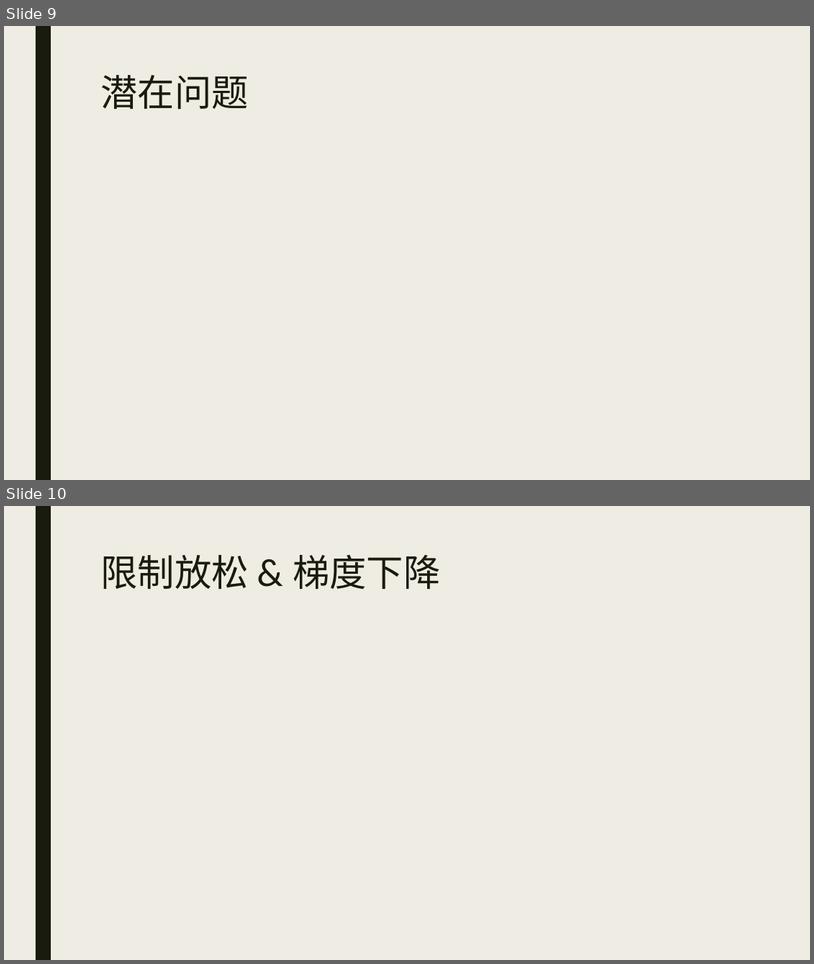
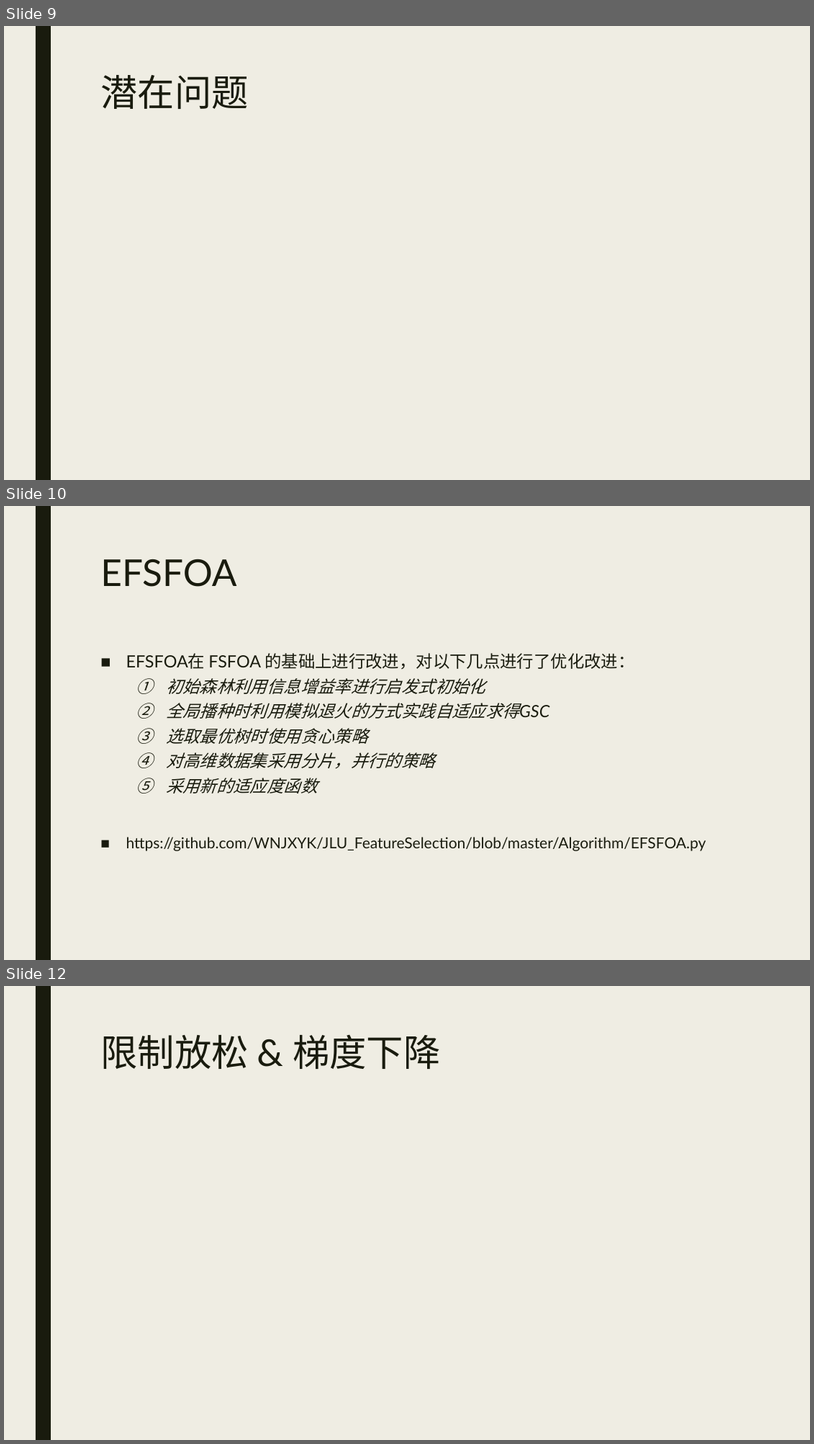
Before and after one commit to WNJXYK/JLU_FeatureSelection, a slide deck: Doc/Pre.pptx. Shown one above the other, each under a label of ours: slides 9 and 10 before the commit, slides 9, 10 and 12 after it; the slides between them are not shown. The pictures are 814x964 and 814x1444 pixels, drawn with LibreOffice and Linux fonts; fonts in the diff are those of the drawing; grey boxes stand for pictures. Boxes give left, top, right and bottom in pixels: in the first picture for what was removed or moved away, otherwise in the second. Text is boxed around its words. In the diff, an @@ line names an element or a change of style, - is before the commit and + after.

```diff
--- a/Doc/Pre.pptx
+++ b/Doc/Pre.pptx
@@ slide 10 added at box(4, 506, 810, 960), background #EFEDE3; not listed: 1 template element that a slide beside it also shows @@
@@ title added at box(100, 559, 237, 587), 44 pt, text #191B0E @@
+EFSFOA
@@ text added at box(126, 653, 707, 851), 20 pt, text #191B0E @@
+■ EFSFOA在 FSFOA 的基础上进行改进，对以下几点进行了优化改进：
+  1. 初始森林利用信息增益率进行启发式初始化
+  2. 全局播种时利用模拟退火的方式实践自适应求得GSC
+  3. 选取最优树时使用贪心策略
+  4. 对高维数据集采用分片，并行的策略
+  5. 采用新的适应度函数
+■ https://github.com/WNJXYK/JLU_FeatureSelection/blob/master/Algorithm/EFSFOA.py
@@ what was slide 10 is now slide 12 @@
```
Also in this commit, not shown: 1 other slide added.
